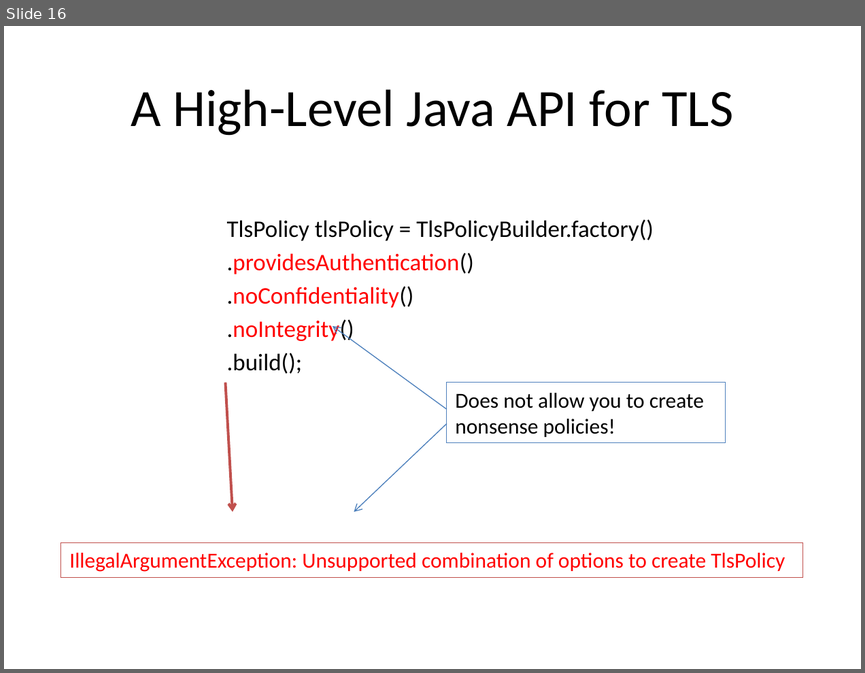
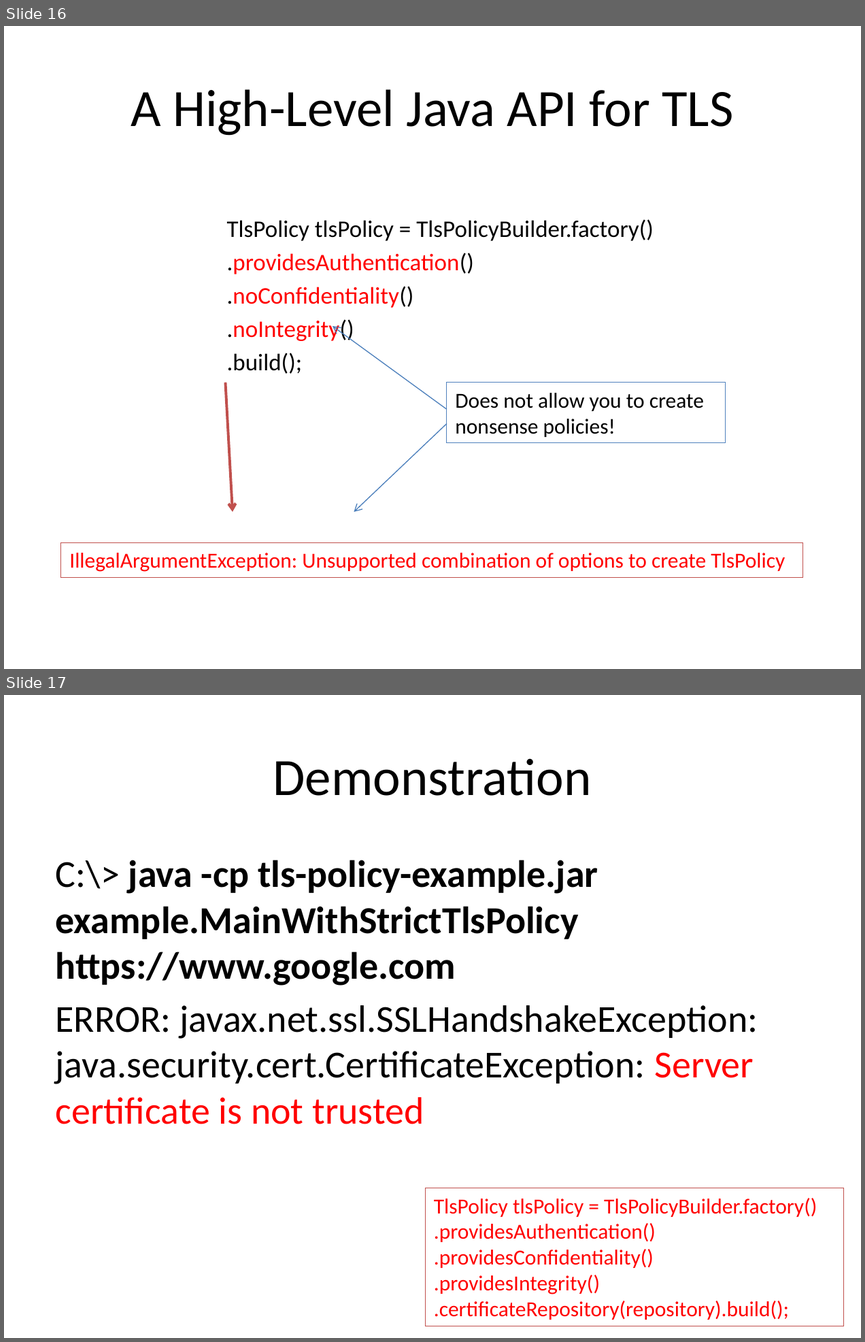
Before and after one commit to opencit/opencit, a slide deck: cpg-tls-policy/src/site/resources/tls-policy-presentation-20min.pptx. Shown one above the other, each under a label of ours: slide 16 before the commit, slides 16 and 17 after it. The pictures are 865x673 and 865x1342 pixels, drawn with LibreOffice and Linux fonts; fonts in the diff are those of the drawing. Boxes give left, top, right and bottom in pixels: in the first picture for what was removed or moved away, otherwise in the second. Text is boxed around its words. In the diff, an @@ line names an element or a change of style, - is before the commit and + after.

```diff
--- a/cpg-tls-policy/src/site/resources/tls-policy-presentation-20min.pptx
+++ b/cpg-tls-policy/src/site/resources/tls-policy-presentation-20min.pptx
@@ slide 17 added at (4,695,861,1338), background #FFFFFF @@
@@ title added at (273,758,591,796), 44 pt, text #000000 @@
+Demonstration
@@ text added at (56,860,757,1124), 32 pt, text #000000 @@
+C:\> java -cp tls-policy-example.jar example.MainWithStrictTlsPolicy https://www.google.com
+ERROR: javax.net.ssl.SSLHandshakeException: java.security.cert.CertificateException: Server certificate is not trusted
@@ rectangle added at (426,1187,844,1327), outline #C0504D 0.75 pt, 18 pt, text #FF0000 @@
+TlsPolicy tlsPolicy = TlsPolicyBuilder.factory()
+.providesAuthentication()
+.providesConfidentiality()
+.providesIntegrity()
+.certificateRepository(repository).build();
```
Also in this commit, not shown: 2 other slides added, 55 other files.
